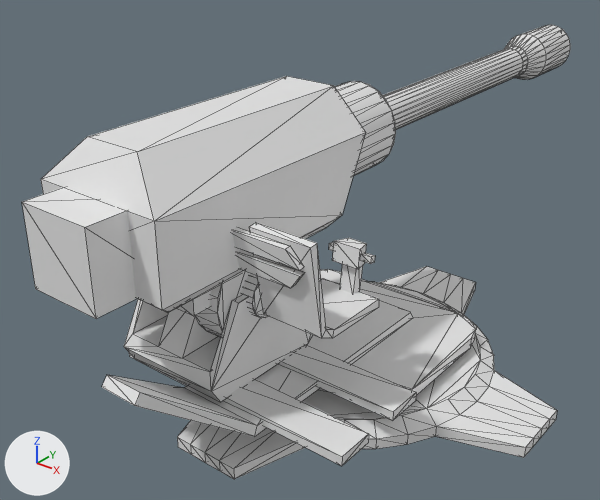
What one commit did to the glTF model cannons/massive_cannon/massive_cannon.glb.
Camera for both pictures: a camera (50 mm lens) standing at (6.45, -9.31, 7.23) and looking at (-1.37, 0.46, 1.16). Lighting does not change. The marker at lower left points along +X, +Y and +Z. Mesh edges are drawn as thin lines. Where no turn or scale is listed for an object, it has been applied to the vertices. Vertices at the same position are counted once.
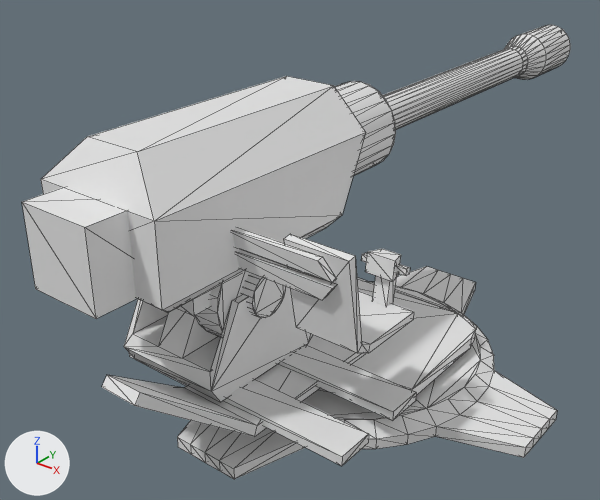
The newer file is also rescaled (x0.7) as a whole; pictures and numbers use the older file's frame.

Changed parts and their boxes [x1, y1, x2, y2] in the pictures (600 x 500 px):
'Cube.008', mesh moved
    before: [249, 222, 379, 338]
    after: [284, 234, 414, 353]
'Cube.009', reshaped (44% wider, 19% taller)
    before: [233, 227, 304, 288]
    after: [233, 227, 336, 300]
'Cube.011', mesh moved
    before: [332, 238, 367, 269]
    after: [365, 249, 401, 281]
'Cube.010', mesh moved
    before: [340, 264, 363, 294]
    after: [373, 276, 397, 306]

The change in detail:
me_cube_012 has 16 vertices, 28 faces and spans x -0.462..0.462, y -0.974..0.503, z -0.058..1.375.
me_cube_012 is used by ob_cube_008; location (0.82, -1.68, 1.81).
me_cube_012 part 1: the whole mesh is moved by (0.531, 0.0, 0.0).
me_cube_013 has 16 vertices, 24 faces and spans x -0.621..0.621, y -0.064..0.119, z -0.435..0.125.
me_cube_013 is used by ob_cube_009; location (0.52, -2.66, 2.97).
Before the commit, vertices of me_cube_013: 4 (0.621, -0.025, -0.125) at pixel (299, 270), 5 (0.445, -0.064, 0.11) at pixel (285, 249), 6 (0.621, 0.064, -0.11) at pixel (304, 266), 7 (0.445, 0.025, 0.125) at pixel (290, 245), 12 (0.445, 0.029, -0.435) at pixel (290, 288).
Before the commit, vertices of me_cube_013: 13 (0.621, -0.009, -0.201) at pixel (300, 276), 14 (0.445, 0.119, -0.42) at pixel (295, 284), 15 (0.621, 0.08, -0.186) at pixel (305, 272).
Part 2, on me_cube_013:
Vertices 4 to 7, 12 to 15 of me_cube_013 move by (0.465, 0.0, 0.0).
me_cube_016 has 8 vertices, 12 faces and spans x -0.113..0.113, y -0.105..0.117, z -0.23..0.414.
me_cube_016 is used by ob_cube_010; location (0.82, -1.19, 2.03).
me_cube_016 part 3: the whole mesh is moved by (0.531, 0.0, 0.0).
me_cube_017 has 8 vertices, 12 faces and spans x -0.211..0.211, y -0.136..0.136, z -0.153..0.153.
me_cube_017 is used by ob_cube_011; location (0.82, -1.19, 2.41).
me_cube_017 part 4: the whole mesh is moved by (0.531, 0.0, 0.0).
